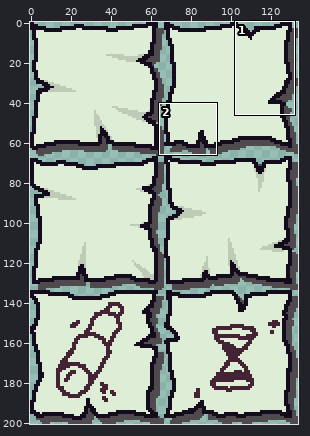
Sprite sheet, stored at Graphics/gui_buttons.png. The first picture is a wide view before the edit; the outline marks the close-up.
Close-up. The starting point:
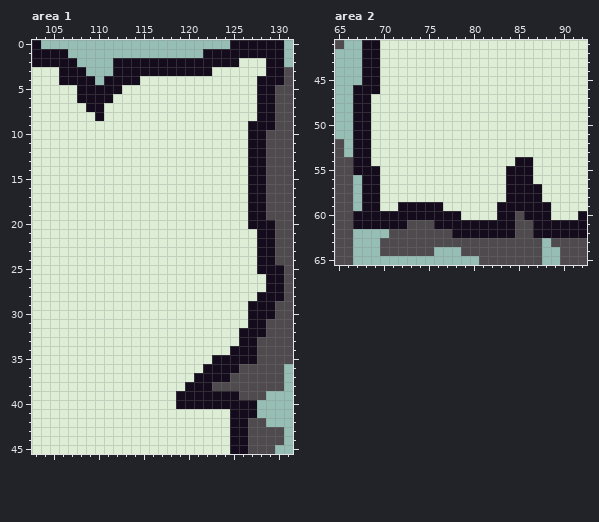
The file is 134x201 pixels. Shown: area 1: x 103..131, y 0..45; area 2: x 65..92, y 41..65.
After the commit:
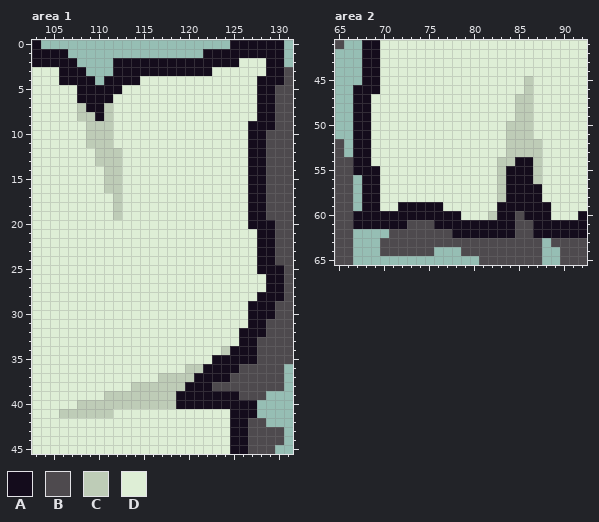
Palette (. is transparent): A #140c1c  B #4e4a4e  C #beccb7  D #deeed6
From old to new:
--- area 1
@@ x 106..114 @@
  6 DDAAAADDD
- 7 DDDAADDDD
- 8 DDDDADDDD
- 9 DDDDDDDDD
-10 DDDDDDDDD
-11 DDDDDDDDD
-12 DDDDDDDDD
-13 DDDDDDDDD
-14 DDDDDDDDD
-15 DDDDDDDDD
-16 DDDDDDDDD
-17 DDDDDDDDD
-18 DDDDDDDDD
-19 DDDDDDDDD
+ 7 DDCAACDDD
+ 8 DDCCACDDD
+ 9 DDDCCCDDD
+10 DDDCCCDDD
+11 DDDCCCDDD
+12 DDDDCCCDD
+13 DDDDCCCDD
+14 DDDDDCCDD
+15 DDDDDCCDD
+16 DDDDDCCDD
+17 DDDDDDCDD
+18 DDDDDDCDD
+19 DDDDDDCDD
 20 DDDDDDDDD
@@ x 103..131 @@
 33 DDDDDDDDDDDDDDDDDDDDDDDAABBBB
-34 DDDDDDDDDDDDDDDDDDDDDDAAABBBB
+34 DDDDDDDDDDDDDDDDDDDDDCAAABBBB
 35 DDDDDDDDDDDDDDDDDDDDAAAAABBBB
-36 DDDDDDDDDDDDDDDDDDDAAAABBBBB.
-37 DDDDDDDDDDDDDDDDDDAAAABBBBBB.
-38 DDDDDDDDDDDDDDDDDAAABBBBBBBB.
-39 DDDDDDDDDDDDDDDDAAAAAAABBB...
-40 DDDDDDDDDDDDDDDDAAAAAAAAA....
-41 DDDDDDDDDDDDDDDDDDDDDDAAA....
+36 DDDDDDDDDDDDDDDDDCCAAAABBBBB.
+37 DDDDDDDDDDDDDDCCCCAAAABBBBBB.
+38 DDDDDDDDDDDCCCCCCAAABBBBBBBB.
+39 DDDDDDDDCCCCCCCCAAAAAAABBB...
+40 DDDDDCCCCCCCCCCCAAAAAAAAA....
+41 DDDCCCCCCDDDDDDDDDDDDDAAA....
 42 DDDDDDDDDDDDDDDDDDDDDDAABB...
--- area 2
@@ x 80..89 @@
 44 DDDDDDDDDD
-45 DDDDDDDDDD
-46 DDDDDDDDDD
-47 DDDDDDDDDD
-48 DDDDDDDDDD
-49 DDDDDDDDDD
-50 DDDDDDDDDD
-51 DDDDDDDDDD
-52 DDDDDDDDDD
-53 DDDDDDDDDD
-54 DDDDDAADDD
-55 DDDDAAADDD
-56 DDDDAAADDD
-57 DDDDAAAADD
-58 DDDDAAAADD
+45 DDDDDDCDDD
+46 DDDDDDCDDD
+47 DDDDDCCDDD
+48 DDDDDCCDDD
+49 DDDDDCCDDD
+50 DDDDCCCDDD
+51 DDDDCCCDDD
+52 DDDDCCCCDD
+53 DDDDCCCCDD
+54 DDDCCAACDD
+55 DDDCAAACDD
+56 DDDCAAACDD
+57 DDDCAAAADD
+58 DDDCAAAADD
 59 DDDAAAAAAD
-60 DDDAABAAAD
+60 DDCAABAAAD
 61 AAAAABBAAA
Boxes around the changes in both close-ups, in picture pixels (x1, y1, x2, y2):
changed: (77, 103, 122, 220)
changed: (59, 346, 230, 418)
changed: (488, 76, 542, 220)
